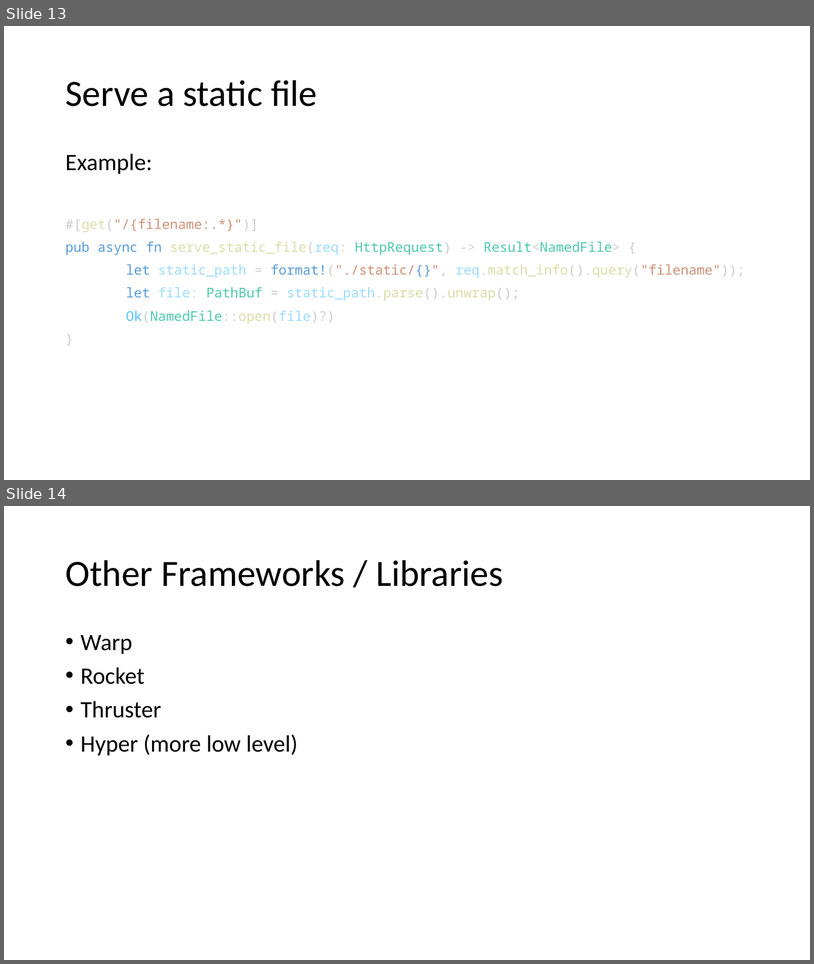
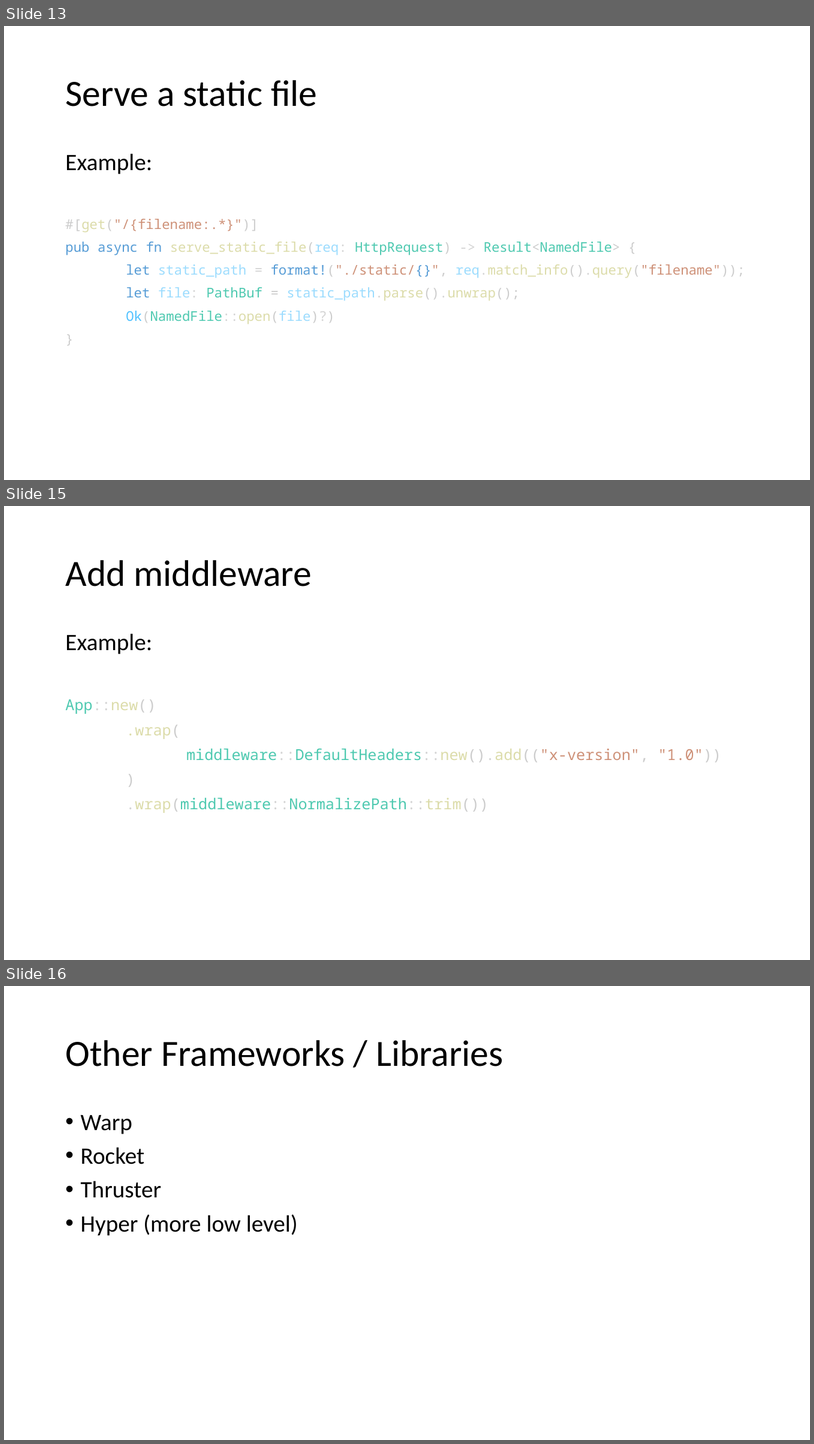
Before and after one commit to floscodes/actix_talk, a slide deck: Pres.pptx. Shown one above the other, each under a label of ours: slides 13 and 14 before the commit, slides 13, 15 and 16 after it; the slides between them are not shown. The pictures are 814x964 and 814x1444 pixels, drawn with LibreOffice and Linux fonts; fonts in the diff are those of the drawing. Boxes give left, top, right and bottom in pixels: in the first picture for what was removed or moved away, otherwise in the second. Text is boxed around its words. In the diff, an @@ line names an element or a change of style, - is before the commit and + after.

Commit message:
middleware

```diff
--- a/Pres.pptx
+++ b/Pres.pptx
@@ slide 15 added at (4,506,810,960), background #FFFFFF @@
@@ title added at (65,560,312,586), 44 pt, text #000000 @@
+Add middleware
@@ text added at (65,633,722,813), 18 pt, text #4EC9B0 @@
+Example:
+App::new()
+.wrap(
+middleware::DefaultHeaders::new().add(("x-version", "1.0"))
+)
+.wrap(middleware::NormalizePath::trim())
@@ what was slide 14 is now slide 16 @@
```
Also in this commit, not shown: 2 other slides added, 1 other file.
